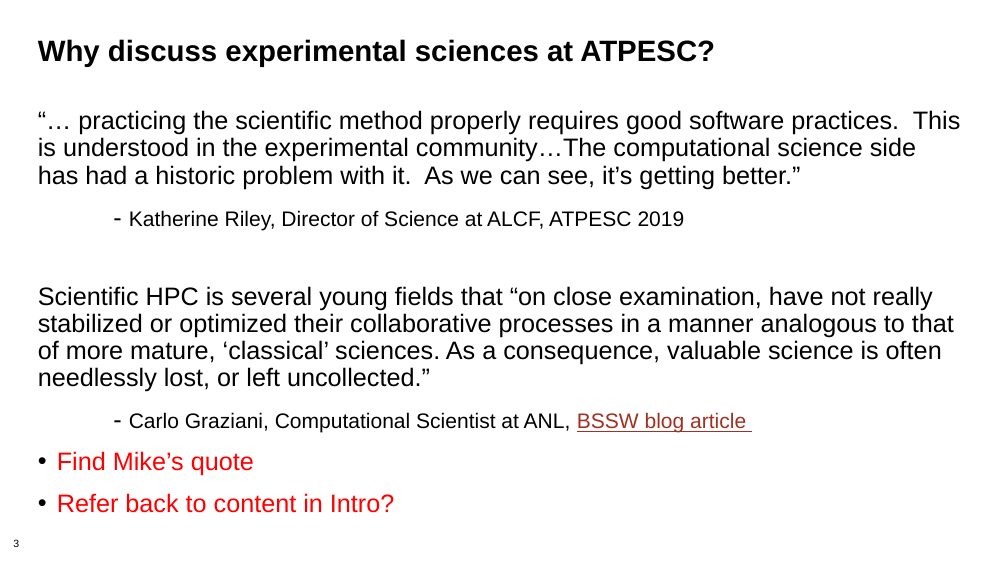
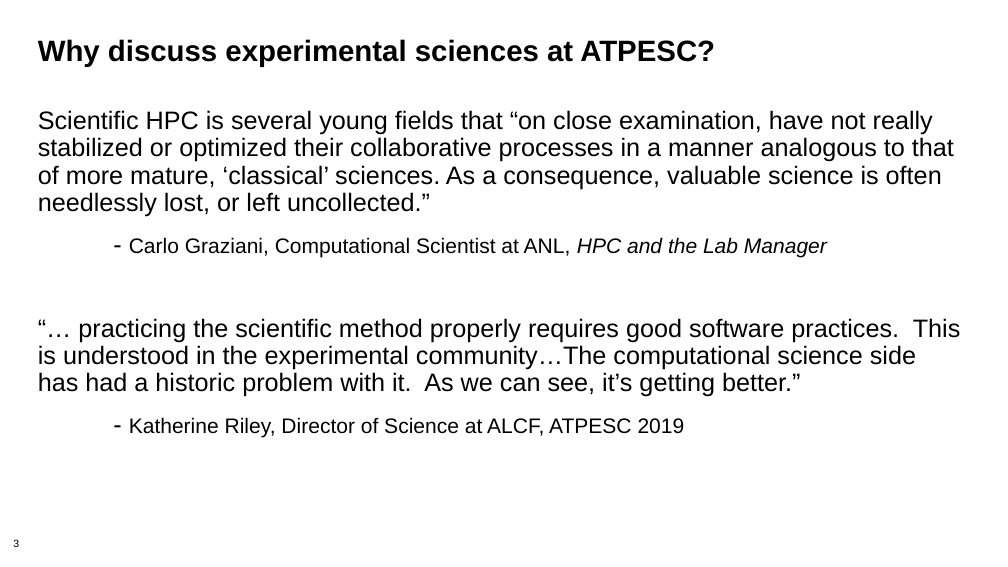
Before and after one commit to bssw-tutorial/presentations, a slide deck: slide 3 of lab-notebooks.pptx. Drawn at 1008x567 pixels with LibreOffice and Linux fonts; fonts in the diff are those of the drawing; background and template pictures are left out. Boxes give left, top, right and bottom in pixels: in the first picture for what was removed or moved away, otherwise in the second. Text is boxed around its words. In the diff, an @@ line names an element or a change of style, - is before the commit and + after.

```diff
--- a/lab-notebooks.pptx
+++ b/lab-notebooks.pptx
@@ text at box(38, 110, 954, 257): paragraphs added @@
+Scientific HPC is several young fields that “on close examination, have not really stabilized or optimized their collaborative processes in a manner analogous to that of more mature, ‘classical’ sciences. As a consequence, valuable science is often needlessly lost, or left uncollected.”
+- Carlo Graziani, Computational Scientist at ANL, HPC and the Lab Manager
@@ text at box(38, 286, 954, 433): paragraphs removed @@
-Scientific HPC is several young fields that “on close examination, have not really stabilized or optimized their collaborative processes in a manner analogous to that of more mature, ‘classical’ sciences. As a consequence, valuable science is often needlessly lost, or left uncollected.”
-- Carlo Graziani, Computational Scientist at ANL, BSSW blog article
-• Find Mike’s quote
-• Refer back to content in Intro?
```
Also in this commit, not shown: 9 other slides changed, 2 slides added.
